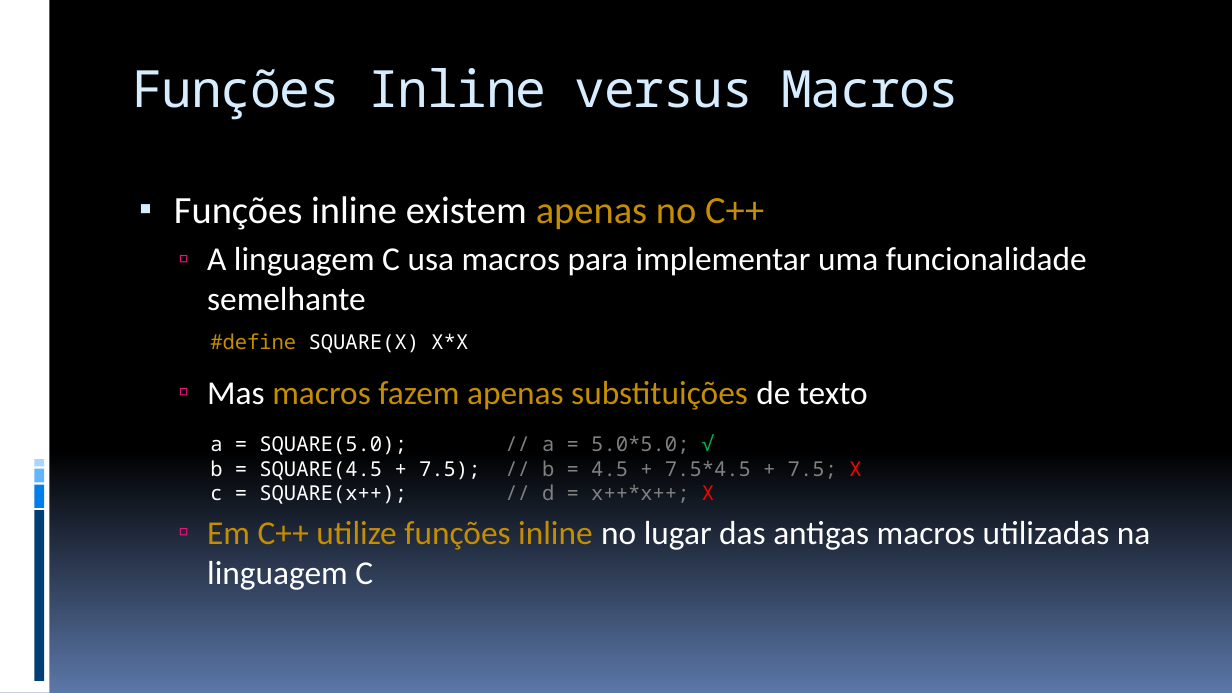
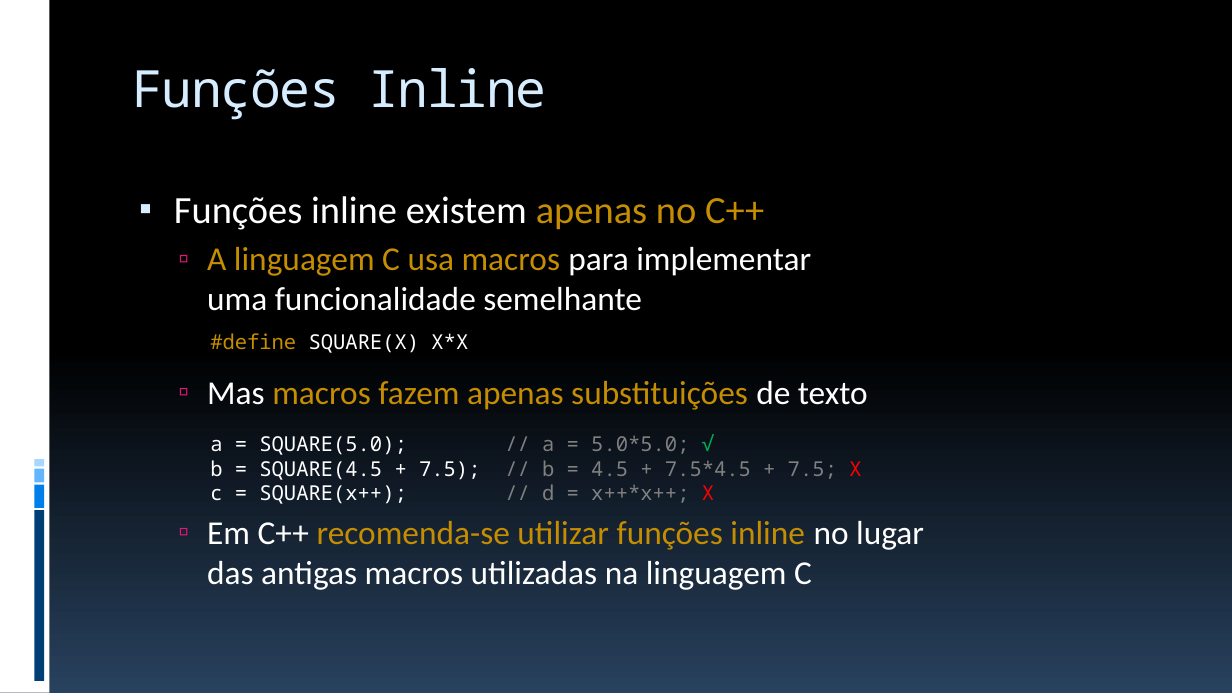
Before and after one commit to JudsonSS/ProgComp, a slide deck: slide 9 of Slides/27. Funções Inline e Ponteiros para Funções.pptx. Drawn at 1232x693 pixels with LibreOffice and Linux fonts; fonts in the diff are those of the drawing. Boxes give left, top, right and bottom in pixels: in the first picture for what was removed or moved away, otherwise in the second. Text is boxed around its words. In the diff, an @@ line names an element or a change of style, - is before the commit and + after.

```diff
--- a/Slides/27. Funções Inline e Ponteiros para Funções.pptx
+++ b/Slides/27. Funções Inline e Ponteiros para Funções.pptx
@@ background gradient #000000 to #5B77A8 to gradient #000000 to #28415E @@
@@ title at (132,68,546,120): text changed @@
-Funções Inline versus Macros
+Funções Inline
@@ text at (207,247,811,311): text colour #FFFFFF to #C58D01 in "A linguagem C usa macros" @@
@@ text at (207,521,924,590): text changed @@
-  ▫ Em C++ utilize funções inline no lugar das antigas macros utilizadas na linguagem C
+  ▫ Em C++ recomenda-se utilizar funções inline no lugar
+    das antigas macros utilizadas na linguagem C
```
Also in this commit, not shown: 26 other slides changed, 3 other files.
